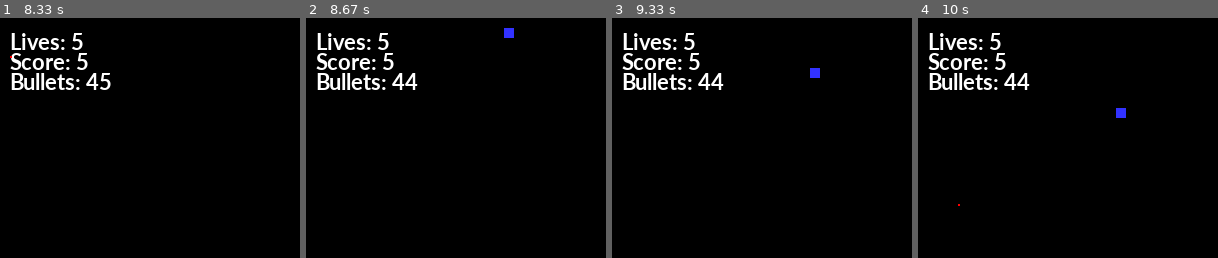
Above: before the commit, frames 1-4 (left to right).
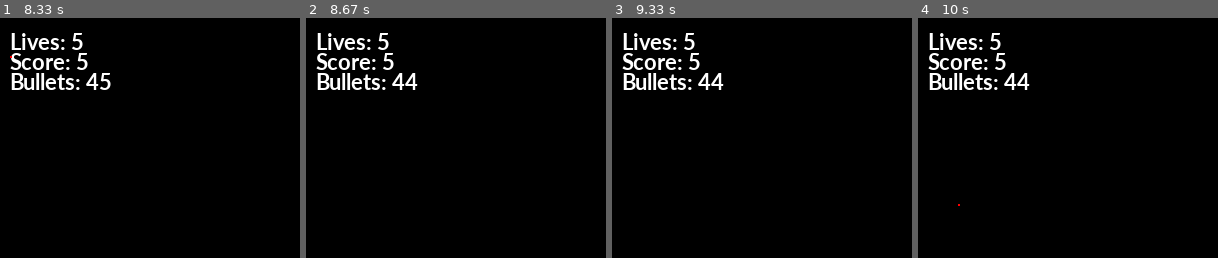
Above: after the commit, the same moments.

Repository: JavierRT7/RamosTurnes-classwork
Game: pygame game, started from pyGame/Space Invaders/Invaders.py
Same seed, same stepped clock (60 frames per second), same inputs: the game is played once before the commit and once after it.
Inputs:
- Up to frame 1 (8.33 s): hold Right 0.33-0.8 s; hold Up 0.83-1.13 s; hold Right 1.17-1.63 s; hold Left 1.67-2.2 s; hold Left 2.23-2.63 s; hold Up 2.67-3.03 s; hold Left 3.73-4.2 s; hold Right 4.23-4.7 s; hold Up 4.73-5.03 s; hold Right 5.07-5.53 s; hold Left 5.57-6.1 s; hold Left 6.13-6.53 s; hold Up 6.57-6.93 s; hold Right 6.97-7.6 s; hold Up 7.63-8.1 s; hold Right from 8.13 s (still down)
- Up to frame 2 (8.67 s): release Right at 8.6 s; hold Up from 8.63 s (still down)
- Up to frame 3 (9.33 s): release Up at 8.93 s; hold Right from 8.97 s (still down)
- Up to frame 4 (10 s): release Right at 9.43 s; hold Left from 9.47 s (still down)
The pictures show only the part of the screen within x 0-50%, y 0-50%; the shares and areas given below are measured in that part.

Frame 1 is identical in both runs. In frame 2, 0.1% of the frame differs, in the area x 66-70%, y 4-9%; in frame 3, 0.1%; in frame 4, 0.1%.

Commit message:
Update Invaders.py

Diff:
--- a/pyGame/Space Invaders/Invaders.py
+++ b/pyGame/Space Invaders/Invaders.py
@@ -78,22 +78,6 @@
   def update(self):
     self.rect.y = self.rect.y - self.speed
 #End Class
-class Bottom(pygame.sprite.Sprite):
-  # Define the constructor for snow
-  def __init__(self, color, width, height):
-    # Set speed of the sprite
-    self.speed = 0
-    # Call the sprite constructor
-    super().__init__()
-    # Create a sprite and fill it with colour
-    self.image = pygame.Surface([width,height])
-    self.image.fill(color)
-    # Set the position of the sprite
-    self.rect = self.image.get_rect()
-    self.rect.x = 0
-    self.rect.y = 480
-    ### SRC - I'm not sure what the line below was trying to do...
-    ##self.rect = (300, size[0] - height)
   #End Procedure
 # -- Exit game flag set to false
 done = False
@@ -119,9 +103,6 @@
 player = Player(YELLOW, 10, 10, 50) # snowflakes are white with size 5 by 5 px
 player_group.add (player) # adds the new snowflake to the group of snowflakes
 all_sprites_group.add (player) # adds it to the group of all Sprites
-bottom = Bottom(BLACK, 700, 10) # snowflakes are white with size 5 by 5 px
-bottom_group.add (bottom) # adds the new snowflake to the group of snowflakes
-all_sprites_group.add (bottom) # adds it to the group of all Sprites
 # -- Manages how fast screen refreshes
 clock = pygame.time.Clock()
 ### -- Game Loop
@@ -158,10 +139,6 @@
     lives = lives - 1
     Lives = "Lives: " + str(lives)
   #Next Event
-  bottom_hit_group = pygame.sprite.spritecollide(invader, bottom_group, True)
-  for foo in bottom_hit_group:
-    invader.rect.y = 0
-  #Next Event
   all_sprites_group.update()
   # -- Screen background is BLACK
   screen.fill (BLACK)
